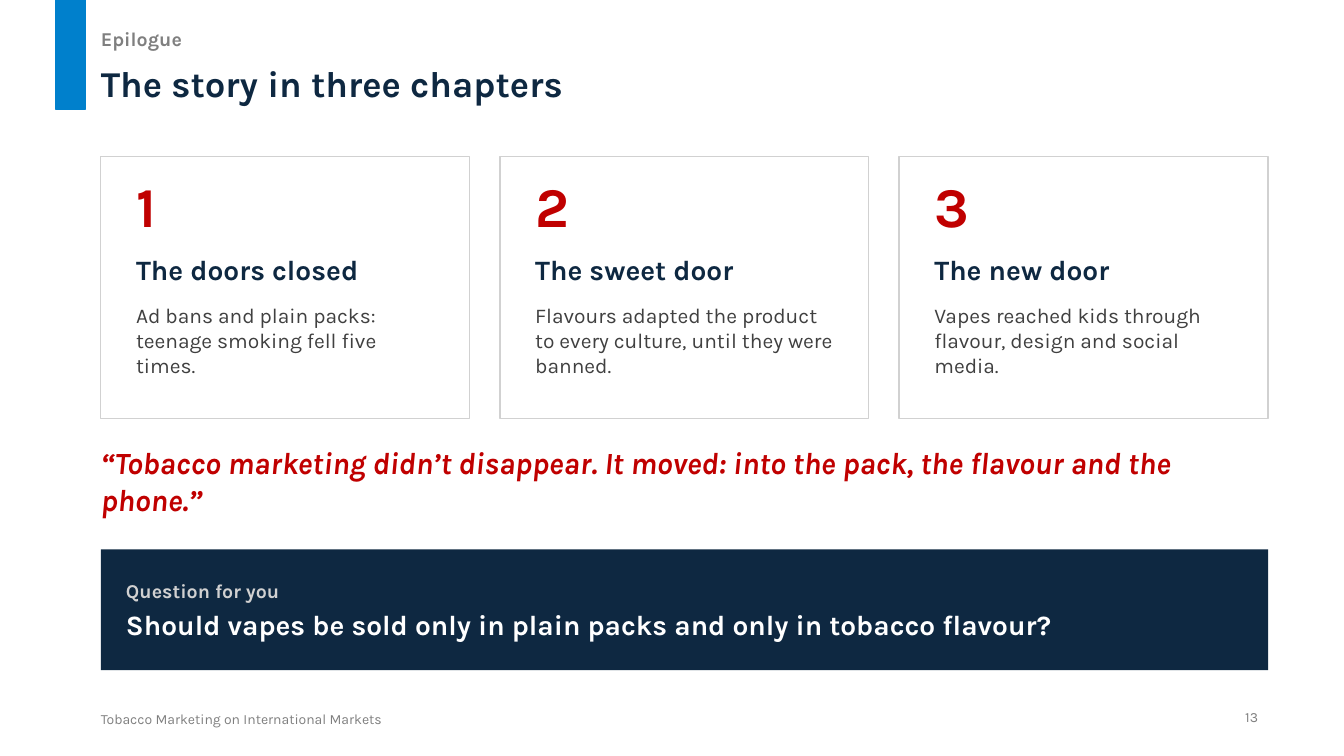
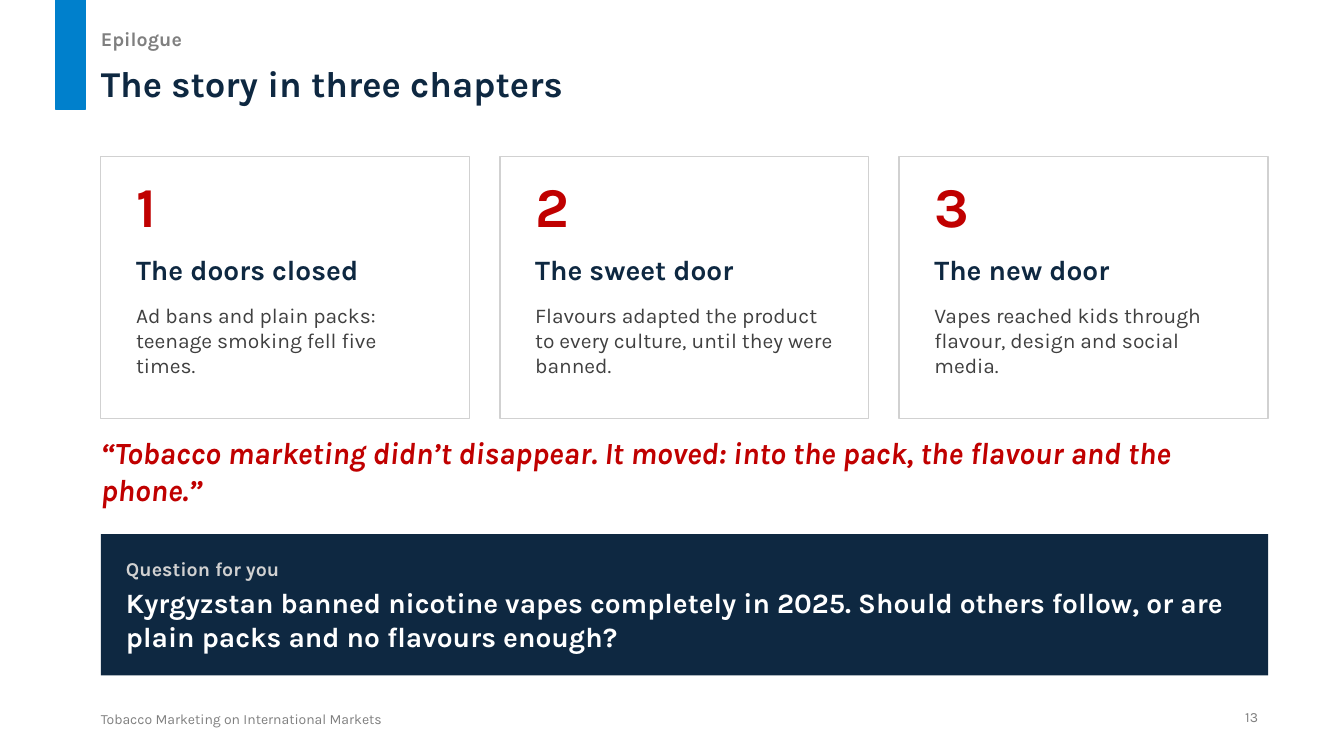
Before and after one commit to untitl333d/-frontend-slides, a slide deck: slide 13 of presentations/tobacco-marketing/Tobacco_Marketing_International_Markets.pptx. Drawn at 1344x756 pixels with LibreOffice and Linux fonts; fonts in the diff are those of the drawing. Boxes give left, top, right and bottom in pixels: in the first picture for what was removed or moved away, otherwise in the second. Text is boxed around its words. In the diff, an @@ line names an element or a change of style, - is before the commit and + after.

```diff
--- a/presentations/tobacco-marketing/Tobacco_Marketing_International_Markets.pptx
+++ b/presentations/tobacco-marketing/Tobacco_Marketing_International_Markets.pptx
@@ text "“Tobacco marketing didn’t disappear. It ...": place and size @@
-text "“Tobacco marketing didn’t disappear. It ..." at (101,452,1171,518)
+text "“Tobacco marketing didn’t disappear. It ..." at (101,442,1171,508)
@@ rectangle "Question for you": place and size @@
-rectangle "Question for you" at (101,549,1268,670)
+rectangle "Question for you" at (101,534,1268,676)
@@ text in rectangle at (126,593,1222,654): text changed @@
-Should vapes be sold only in plain packs and only in tobacco flavour?
+Kyrgyzstan banned nicotine vapes completely in 2025. Should others follow, or are plain packs and no flavours enough?
```
Also in this commit, not shown: 3 other slides changed, 2 other files.
